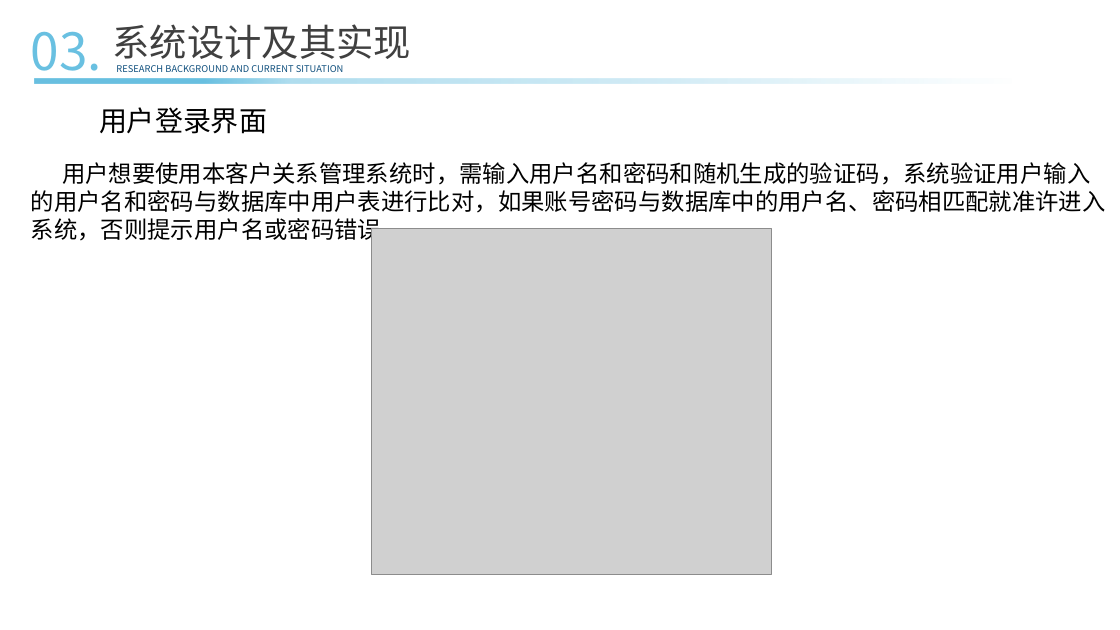
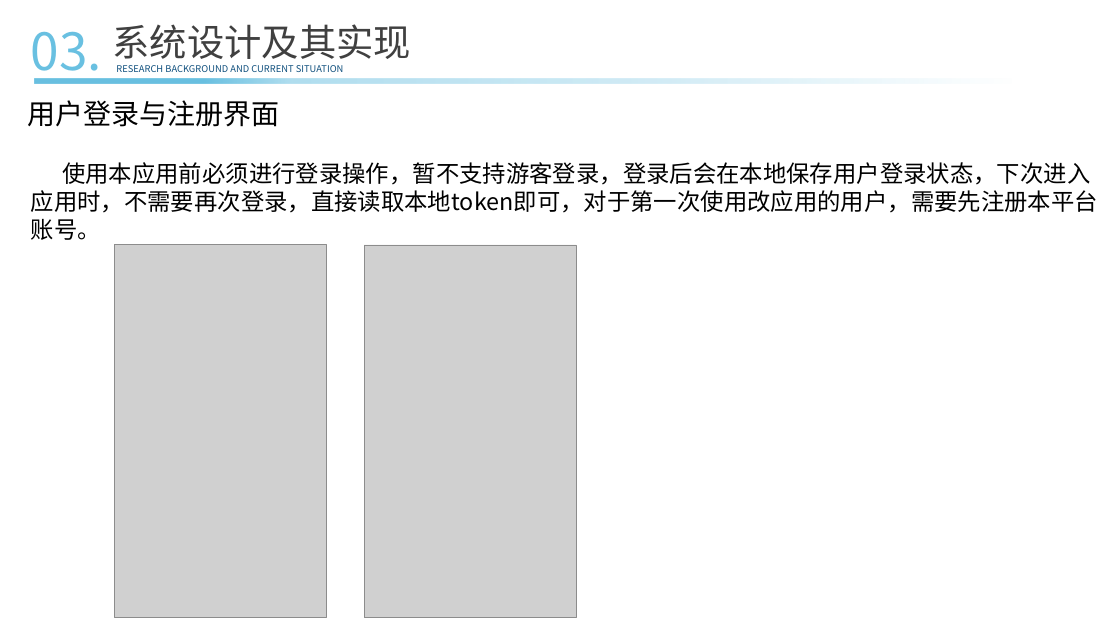
Before and after one commit to ConsoleLZ/chat-app, a slide deck: slide 18 of 毕业论文/毕业答辩(系统开发）.pptx. Drawn at 1120x630 pixels with LibreOffice and Linux fonts; fonts in the diff are those of the drawing; grey boxes stand for pictures. Boxes give left, top, right and bottom in pixels: in the first picture for what was removed or moved away, otherwise in the second. Text is boxed around its words. In the diff, an @@ line names an element or a change of style, - is before the commit and + after.

```diff
--- a/毕业论文/毕业答辩(系统开发）.pptx
+++ b/毕业论文/毕业答辩(系统开发）.pptx
@@ rectangle "用户登录与注册界面": place and size @@
-rectangle "用户登录与注册界面" at [90, 100, 276, 140]
+rectangle "用户登录与注册界面" at [0, 93, 306, 134]
@@ text in rectangle at [27, 100, 279, 127]: text changed @@
-用户登录界面
+用户登录与注册界面
@@ text in rectangle at [31, 162, 1098, 240]: text changed @@
-用户想要使用本客户关系管理系统时，需输入用户名和密码和随机生成的验证码，系统验证用户输入的用户名和密码与数据库中用户表进行比对，如果账号密码与数据库中的用户名、密码相匹配就准许进入系统，否则提示用户名或密码错误。
+使用本应用前必须进行登录操作，暂不支持游客登录，登录后会在本地保存用户登录状态，下次进入应用时，不需要再次登录，直接读取本地token即可，对于第一次使用改应用的用户，需要先注册本平台账号。
@@ picture removed at [371, 229, 772, 575] @@
@@ picture added at [115, 245, 327, 618] @@
@@ picture added at [364, 245, 576, 618] @@
```
Also in this commit, not shown: 11 other slides changed, 1 slide added, 2 slides removed.
